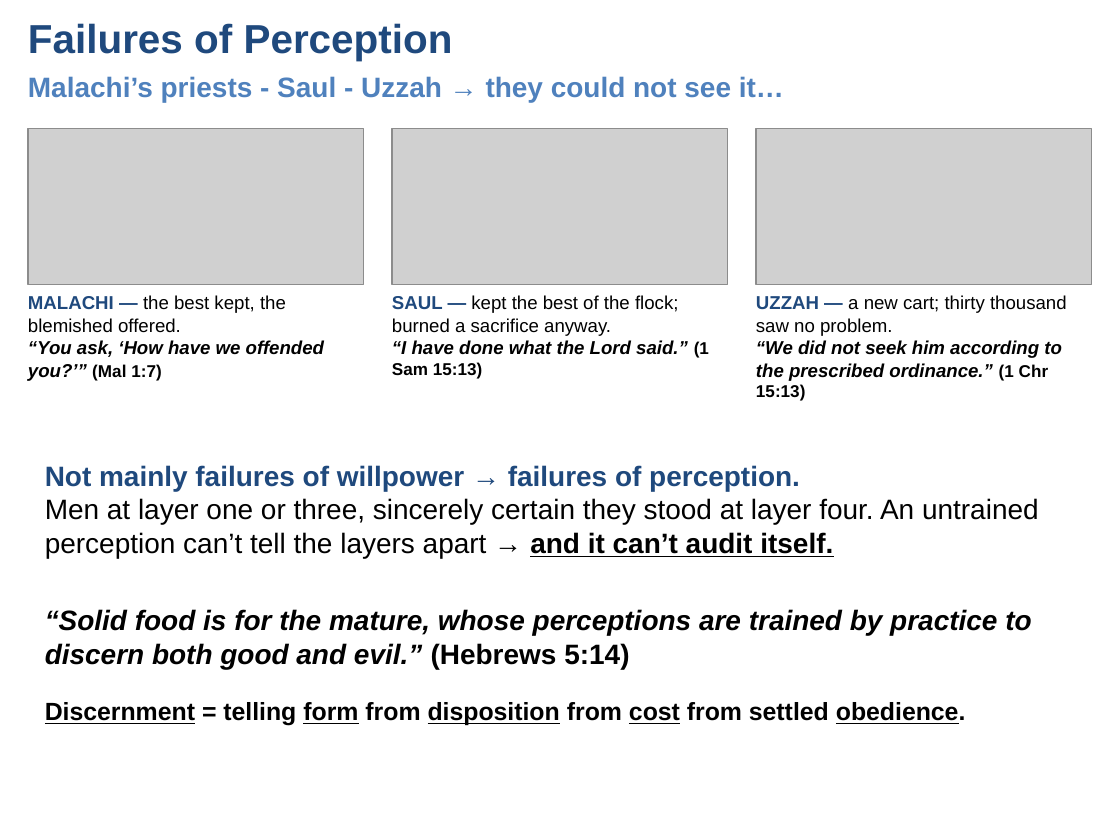
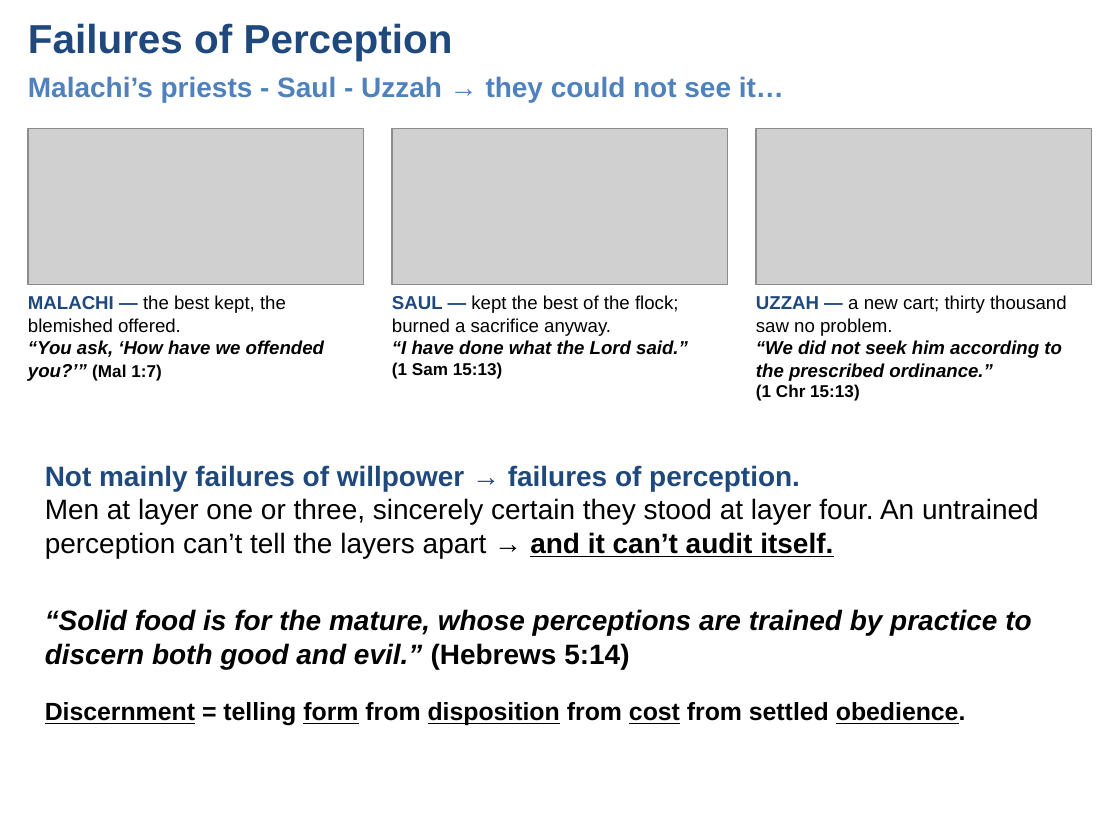
Before and after one commit to UsefulEngines/EvangelismPublic, a slide deck: slide 5 of 2026-Q3/Devotionals/TrainedToTellTheDifference.pptx. Drawn at 1120x840 pixels with LibreOffice and Linux fonts; fonts in the diff are those of the drawing; grey boxes stand for pictures. Boxes give left, top, right and bottom in pixels: in the first picture for what was removed or moved away, otherwise in the second. Text is boxed around its words. In the diff, an @@ line names an element or a change of style, - is before the commit and + after.

```diff
--- a/2026-Q3/Devotionals/TrainedToTellTheDifference.pptx
+++ b/2026-Q3/Devotionals/TrainedToTellTheDifference.pptx
@@ text at [392, 295, 688, 379]: text changed @@
-SAUL — kept the best of the flock; burned a sacrifice anyway.
-“I have done what the Lord said.” (1 Sam 15:13)
+SAUL — kept the best of the flock; burned a sacrifice anyway.
+“I have done what the Lord said.”
+(1 Sam 15:13)
@@ text at [756, 295, 1067, 401]: text changed @@
-UZZAH — a new cart; thirty thousand saw no problem.
-“We did not seek him according to the prescribed ordinance.” (1 Chr 15:13)
+UZZAH — a new cart; thirty thousand saw no problem.
+“We did not seek him according to the prescribed ordinance.”
+(1 Chr 15:13)
```
Also in this commit, not shown: 4 other slides changed.
